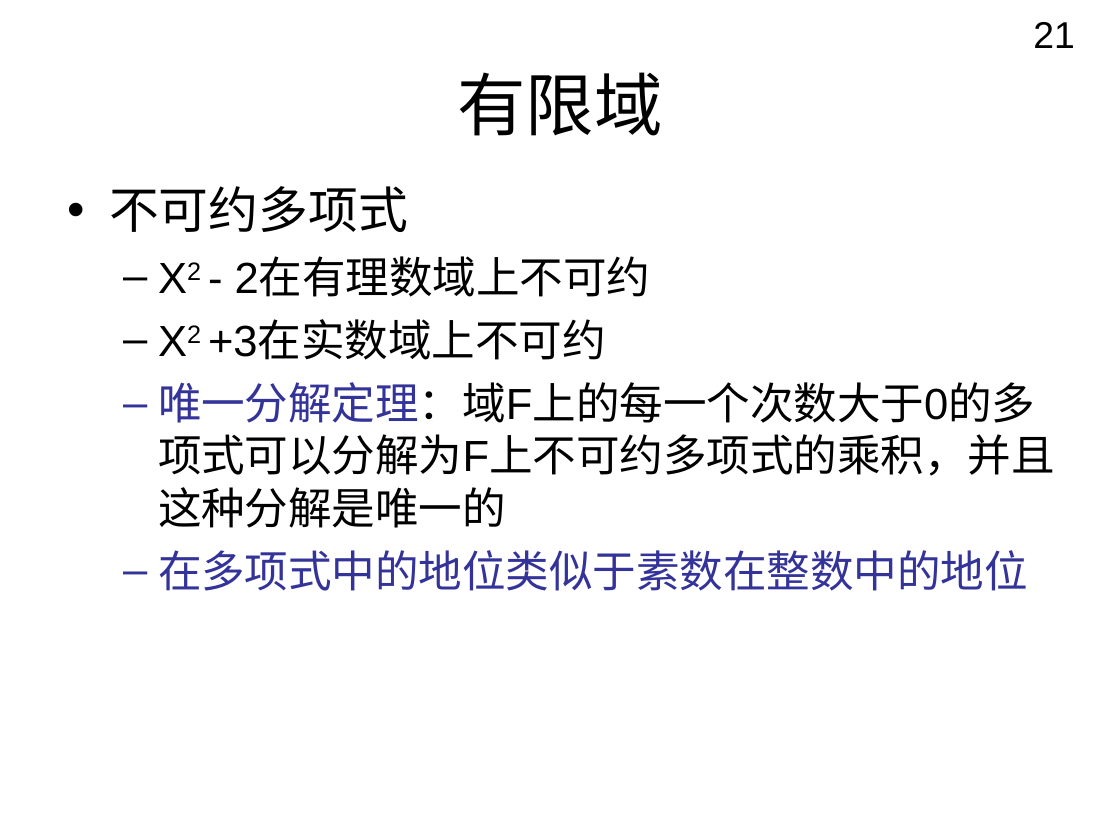
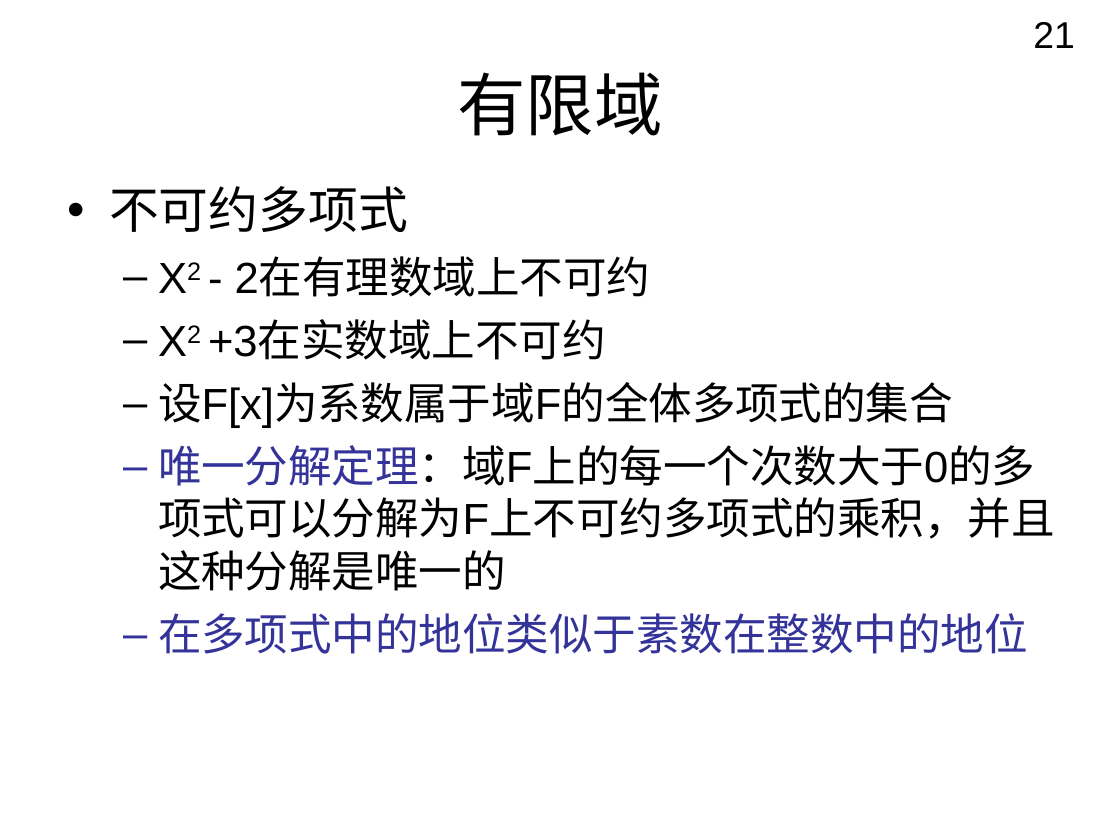
Before and after one commit to chchgb/pairwisetestingservice, a slide deck: slide 21 of Report/A0617343_张坚_PaperReadingReport.ppt. Drawn at 1120x840 pixels with LibreOffice and Linux fonts; fonts in the diff are those of the drawing; background and template pictures are left out. Boxes give left, top, right and bottom in pixels: in the first picture for what was removed or moved away, otherwise in the second. Text is boxed around its words. In the diff, an @@ line names an element or a change of style, - is before the commit and + after.

```diff
--- a/Report/A0617343_张坚_PaperReadingReport.ppt
+++ b/Report/A0617343_张坚_PaperReadingReport.ppt
@@ text at [158, 382, 953, 428]: paragraph added @@
+  – 设F[x]为系数属于域F的全体多项式的集合
```
Also in this commit, not shown: 11 other slides changed, 1 other file.
